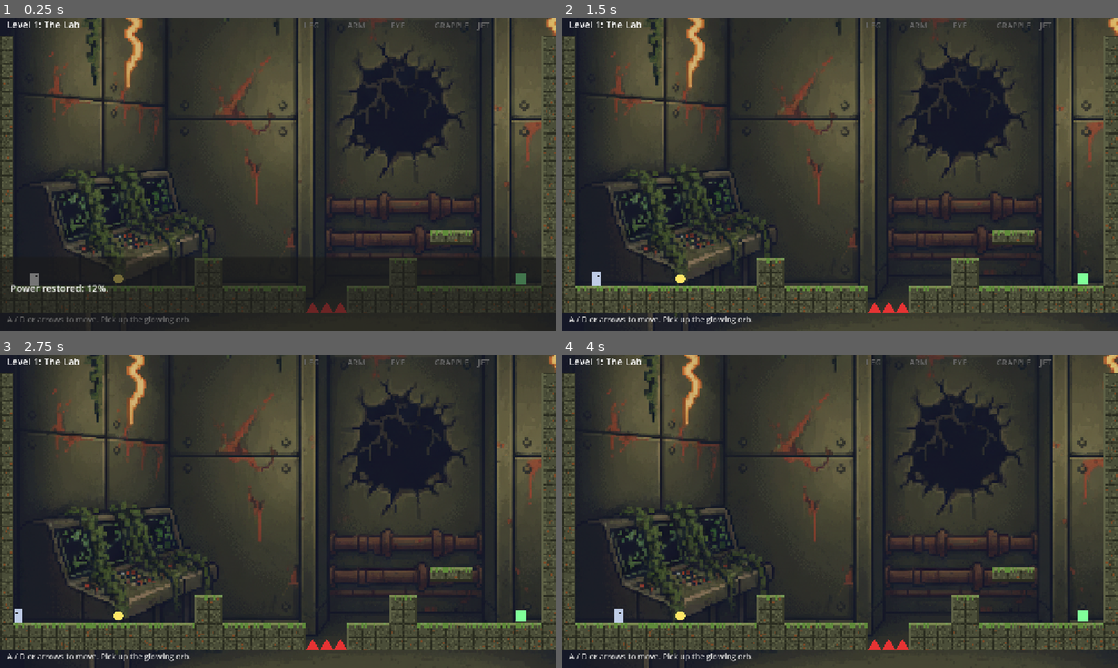
Above: before the commit, frames 1-4 (two rows, left to right).
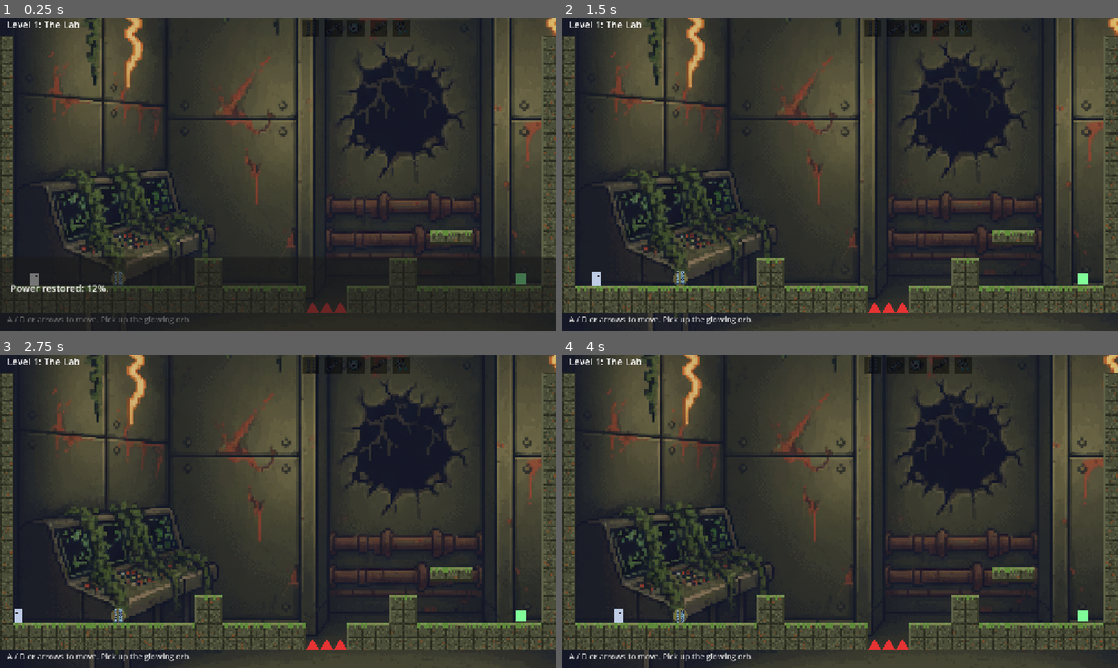
Above: after the commit, the same moments.

Repository: DanishHelmy/GameJam1
Game: Godot game, scene res://scenes/narrative_game.tscn
The game is run twice, just before and just after one commit, with the same random seed, the same clock (stepped at 60 frames per second) and the same inputs. This scene is started directly instead of the project's main scene.
Inputs (mouse positions are in pixels of both pictures, inside the frame that each line leads up to):
- Up to frame 1 (0.25 s): no input
- Up to frame 2 (1.5 s): tap Enter (ui_accept) at 0.5, 0.77, 1.07 s; move the mouse to (962, 158) at 0.52 s; hold D 0.53-1.25 s; tap R at 0.6 s; click (962, 158) at 0.67 s; drag from (728, 190) to (812, 237) at 1.27 s
- Up to frame 3 (2.75 s): tap Enter (ui_accept) at 2 s; move the mouse to (333, 442) at 2.02 s; hold A from 2.03 s (still down); tap Space at 2.1 s
- Up to frame 4 (4 s): release A at 2.75 s; tap Enter (ui_accept) at 2.75, 3.77 s; drag from (812, 574) to (673, 464) at 2.77 s; move the mouse to (1006, 558) at 3.52 s; hold D from 3.53 s (still down); tap F at 3.6 s

The runs differ from the first frame. In frame 1, 0.6% of the frame differs, in the area x 20-88%, y 0-86%; in frame 2, 0.6%; in frame 3, 0.7%; in frame 4, 0.6%.

Commit message:
Show limb sprites as level pickups and in the HUD (transparent cropped versions)
Co-Authored-By: Claude Code <noreply@anthropic.com>

Diff:
--- a/scripts/narrative_game.gd
+++ b/scripts/narrative_game.gd
@@ -62,6 +62,24 @@
 ]
 var bg_layer: CanvasLayer
 var plat_tex: Texture2D
+var limb_tex := {}
+
+func _limb_texture(name: String) -> Texture2D:
+	if not limb_tex.has(name):
+		var path := "res://assets/sprites/limbs/clean/%s.png" % name
+		limb_tex[name] = load(path) if ResourceLoader.exists(path) else null
+	return limb_tex[name]
+
+## Draw a limb sprite fitted inside a box of size px, centred on c.
+func _draw_limb(name: String, c: Vector2, px: float, tint := Color.WHITE) -> bool:
+	var t := _limb_texture(name)
+	if t == null:
+		return false
+	var s := t.get_size()
+	var k := px / maxf(s.x, s.y)
+	var sz := s * k
+	draw_texture_rect(t, Rect2(c - sz / 2.0, sz), false, tint)
+	return true
 
 func _set_background(i: int) -> void:
 	if bg_layer:
@@ -417,7 +435,11 @@
 				"a":
 					draw_arc(rect.get_center(), 11, 0, TAU, 20, Color(0.3, 0.9, 1.0, 0.9 if xray else 0.05), 3)
 				"L":
-					draw_circle(rect.get_center(), 11, Color(1.0, 0.9, 0.4))
+					var lname: String = LevelsData.LEVELS[level_i]["limb"]
+					var bob := sin(Time.get_ticks_msec() / 260.0) * 3.0
+					draw_circle(rect.get_center(), 17, Color(1.0, 0.9, 0.4, 0.28))
+					if not _draw_limb(lname, rect.get_center() + Vector2(0, bob), 30.0):
+						draw_circle(rect.get_center(), 11, Color(1.0, 0.9, 0.4))
 				"E":
 					draw_rect(rect.grow(-4), Color(0.5, 1.0, 0.6))
 				"W":
@@ -437,8 +459,11 @@
 	draw_string(font, Vector2(16, 700), data["hint"], HORIZONTAL_ALIGNMENT_LEFT, -1, 18, Color(0.8, 0.8, 0.8))
 	var x := 700.0
 	for l in ["leg", "arm", "eye", "grapple", "jet"]:
-		draw_string(font, Vector2(x, 24), l.to_upper(), HORIZONTAL_ALIGNMENT_LEFT, -1, 18, Color(1, 0.9, 0.4) if owned.has(l) else Color(0.4, 0.4, 0.4))
-		x += 100.0
+		var have: bool = owned.has(l)
+		draw_rect(Rect2(x - 4, 4, 40, 40), Color(0, 0, 0, 0.45))
+		if not _draw_limb(l, Vector2(x + 16, 24), 32.0, Color.WHITE if have else Color(0.2, 0.2, 0.25, 0.7)):
+			draw_string(font, Vector2(x, 24), l.to_upper(), HORIZONTAL_ALIGNMENT_LEFT, -1, 18, Color(1, 0.9, 0.4) if have else Color(0.4, 0.4, 0.4))
+		x += 52.0
 	if toast_t > 0.0:
 		draw_string(font, Vector2(16, 60), toast_text, HORIZONTAL_ALIGNMENT_LEFT, -1, 22, Color(1, 0.9, 0.4))
 
Binary file added: assets/sprites/limbs/clean/arm.png
Not shown, added: assets/sprites/limbs/clean/arm.png.import
Binary file added: assets/sprites/limbs/clean/eye.png
Not shown, added: assets/sprites/limbs/clean/eye.png.import
Binary file added: assets/sprites/limbs/clean/grapple.png
Not shown, added: assets/sprites/limbs/clean/grapple.png.import
Binary file added: assets/sprites/limbs/clean/jet.png
Not shown, added: assets/sprites/limbs/clean/jet.png.import
Binary file added: assets/sprites/limbs/clean/leg.png
Not shown, added: assets/sprites/limbs/clean/leg.png.import
Not shown, added: assets/sprites/limbs/limb_arm.png.import
Not shown, added: assets/sprites/limbs/limb_eye.png.import
(and 4 more such lines)
